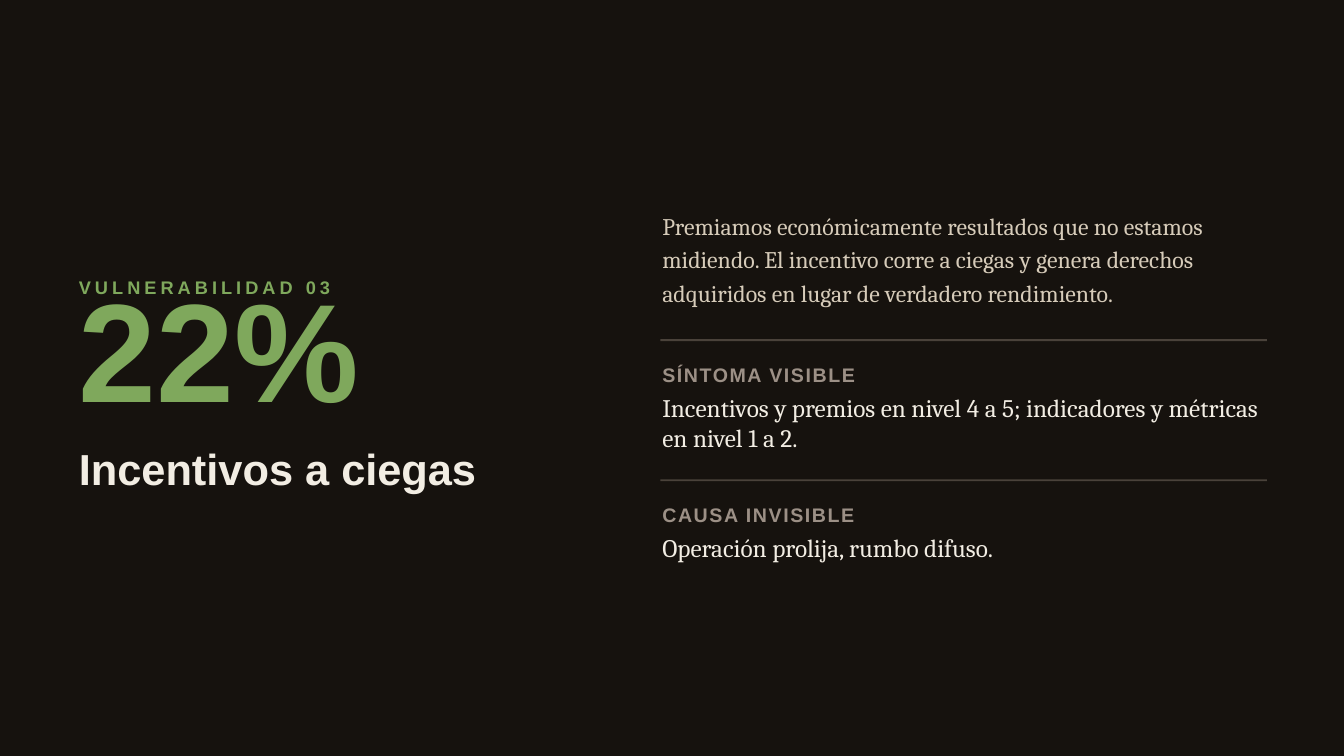
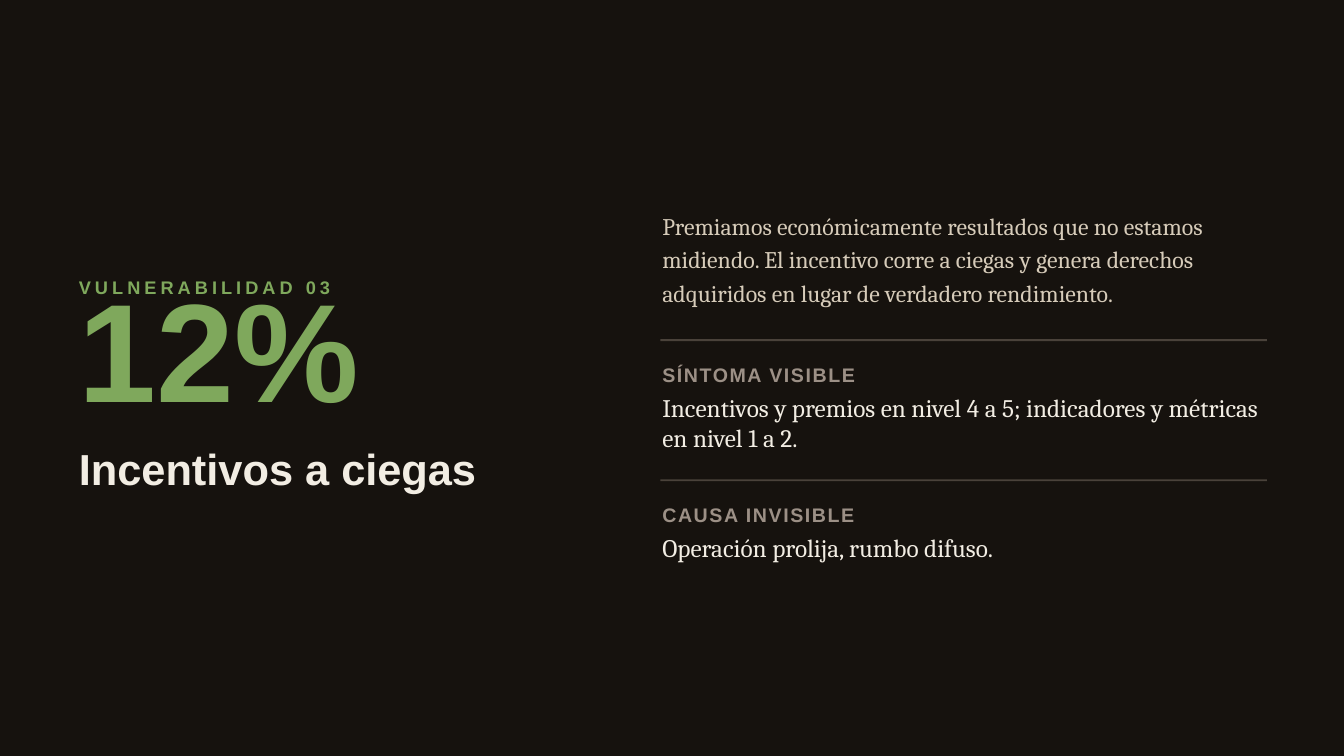
Before and after one commit to ferpreu-ai/49981083, a slide deck: slide 17 of El_punto_ciego_VERSION_17-89.pptx. Drawn at 1344x756 pixels with LibreOffice and Linux fonts; fonts in the diff are those of the drawing. Boxes give left, top, right and bottom in pixels: in the first picture for what was removed or moved away, otherwise in the second. Text is boxed around its words. In the diff, an @@ line names an element or a change of style, - is before the commit and + after.

```diff
--- a/El_punto_ciego_VERSION_17-89.pptx
+++ b/El_punto_ciego_VERSION_17-89.pptx
@@ text at (x1=79, y1=291, x2=359, y2=403): text changed @@
-22%
+12%
```
Also in this commit, not shown: 2 other slides changed.
